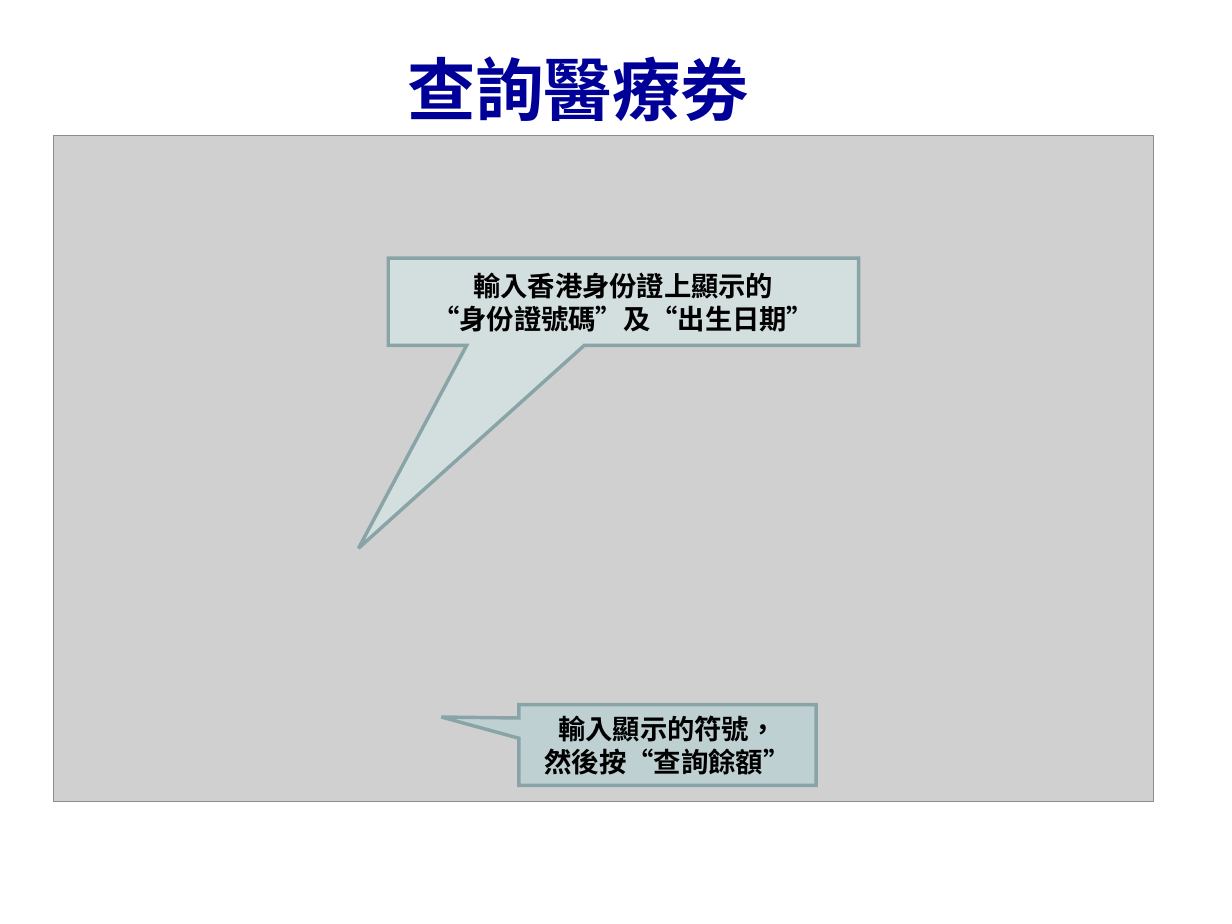
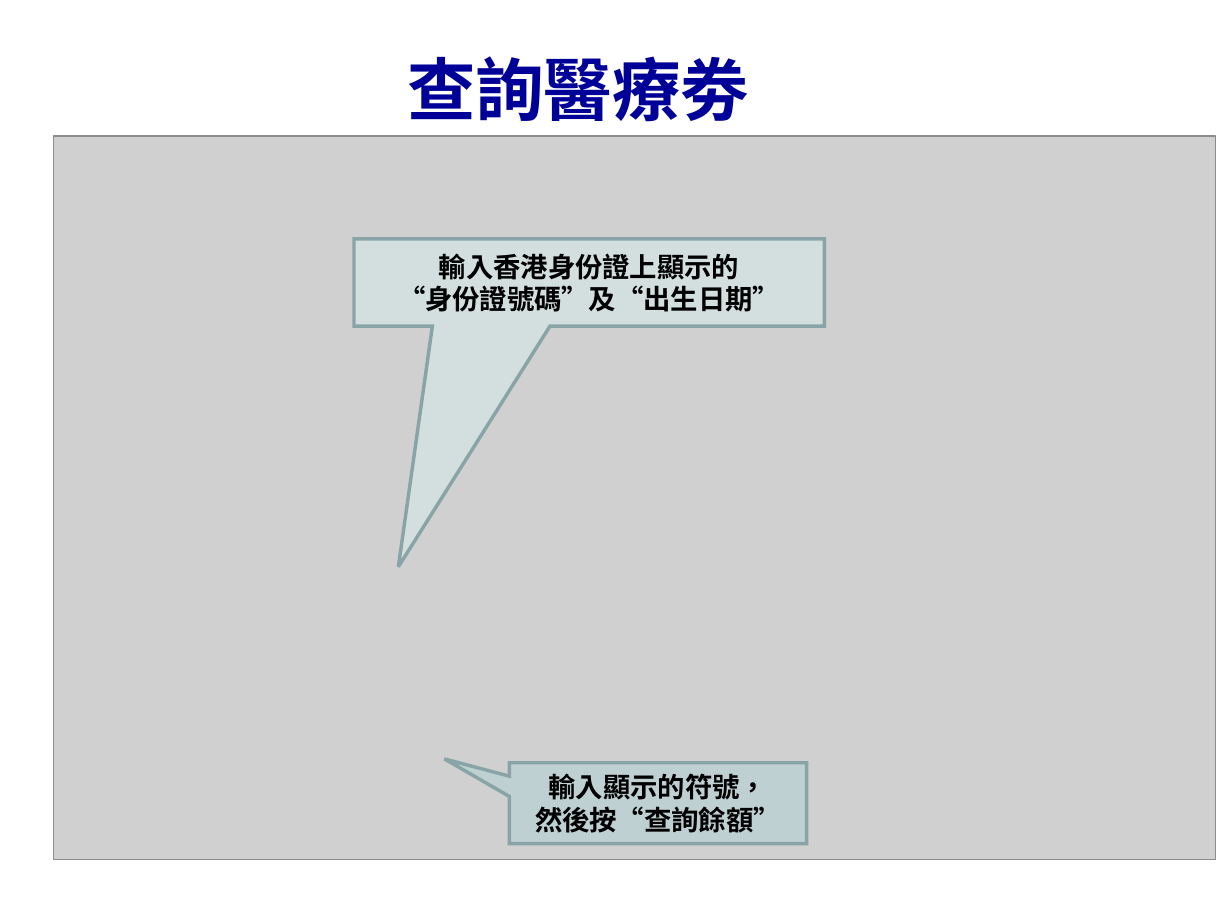
Before and after one commit to ethancyf/ethancyf, a slide deck: slide 1 of EHS2019/EHS/Public/Files/EasyGuide_CHI.pps. Drawn at 1232x924 pixels with LibreOffice and Linux fonts; fonts in the diff are those of the drawing; grey boxes stand for pictures; background and template pictures are left out. Boxes give left, top, right and bottom in pixels: in the first picture for what was removed or moved away, otherwise in the second. Text is boxed around its words. In the diff, an @@ line names an element or a change of style, - is before the commit and + after.

```diff
--- a/EHS2019/EHS/Public/Files/EasyGuide_CHI.pps
+++ b/EHS2019/EHS/Public/Files/EasyGuide_CHI.pps
@@ picture: place and size @@
-picture at [53,136,1153,801]
+picture at [53,136,1215,859]
@@ speech box "輸入香港身份證上顯示的": place and size @@
-speech box "輸入香港身份證上顯示的" at [388,259,859,346]
+speech box "輸入香港身份證上顯示的" at [354,239,824,326]
@@ speech box "輸入香港身份證上顯示的" at [354,239,824,326]: proportions changed @@
@@ speech box "輸入顯示的符號，" at [509,763,806,844]: proportions changed @@
@@ speech box "輸入顯示的符號，": place and size @@
-speech box "輸入顯示的符號，" at [519,705,816,786]
+speech box "輸入顯示的符號，" at [509,763,806,844]
```
Also in this commit, not shown: 36 other files.
